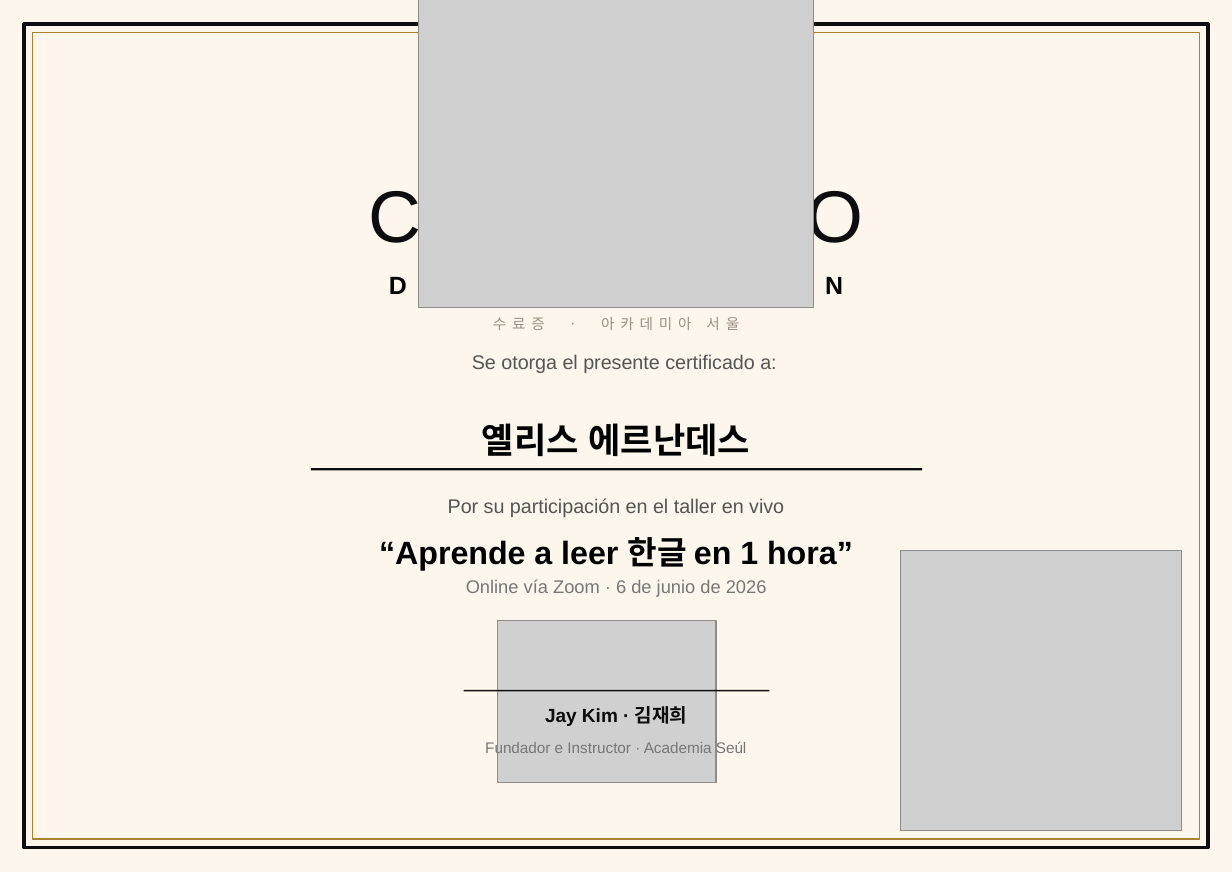
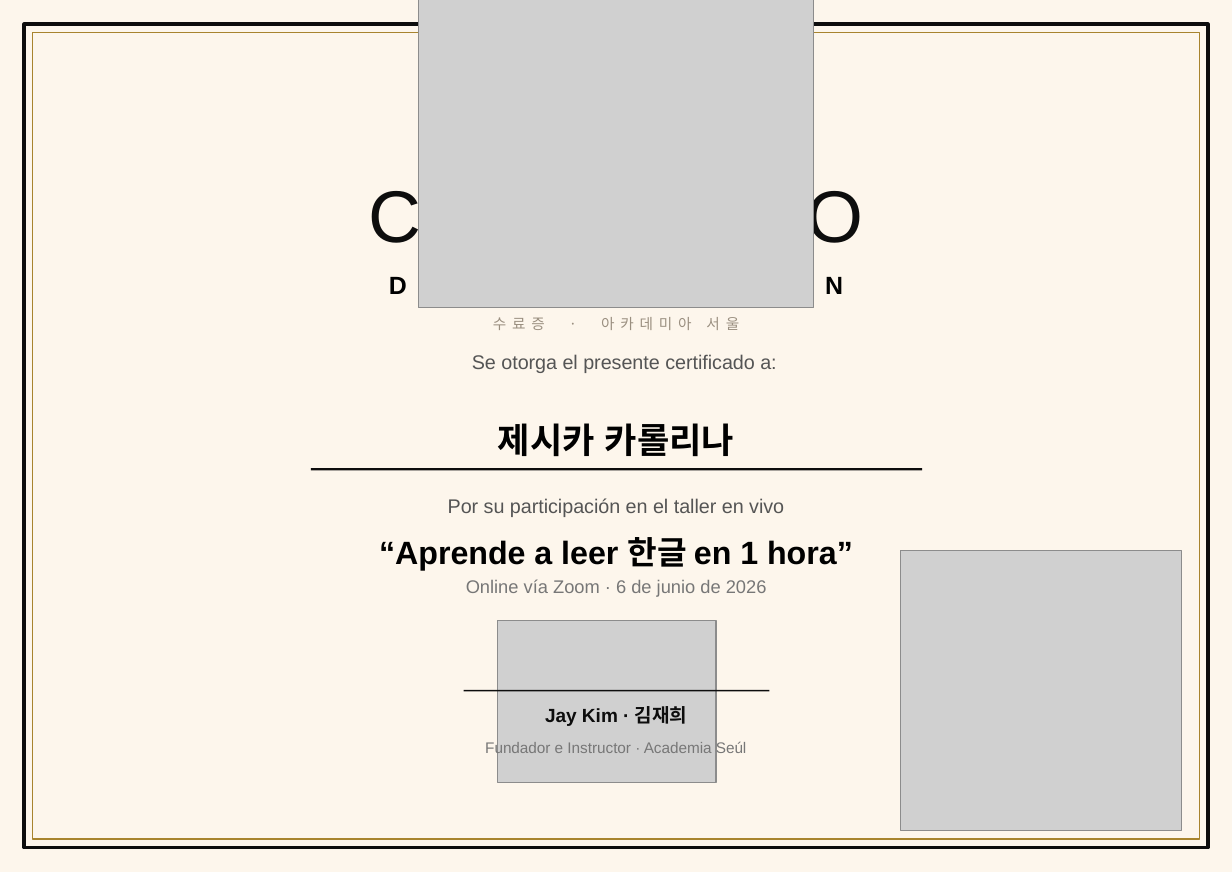
Before and after one commit to academiaseul/ACADEMIASEULWEB, a slide deck: slide 1 of Taller_6Junio/Certificados/Certificado_Taller_Hangul_PROFESIONAL [Autosaved].pptx. Drawn at 1232x872 pixels with LibreOffice and Linux fonts; fonts in the diff are those of the drawing; grey boxes stand for pictures. Boxes give left, top, right and bottom in pixels: in the first picture for what was removed or moved away, otherwise in the second. Text is boxed around its words. In the diff, an @@ line names an element or a change of style, - is before the commit and + after.

```diff
--- a/Taller_6Junio/Certificados/Certificado_Taller_Hangul_PROFESIONAL [Autosaved].pptx
+++ b/Taller_6Junio/Certificados/Certificado_Taller_Hangul_PROFESIONAL [Autosaved].pptx
@@ text at <box>498,423,734,457</box>: text changed @@
-옐리스 에르난데스
+제시카 카롤리나
```
Also in this commit, not shown: 14 other files.
